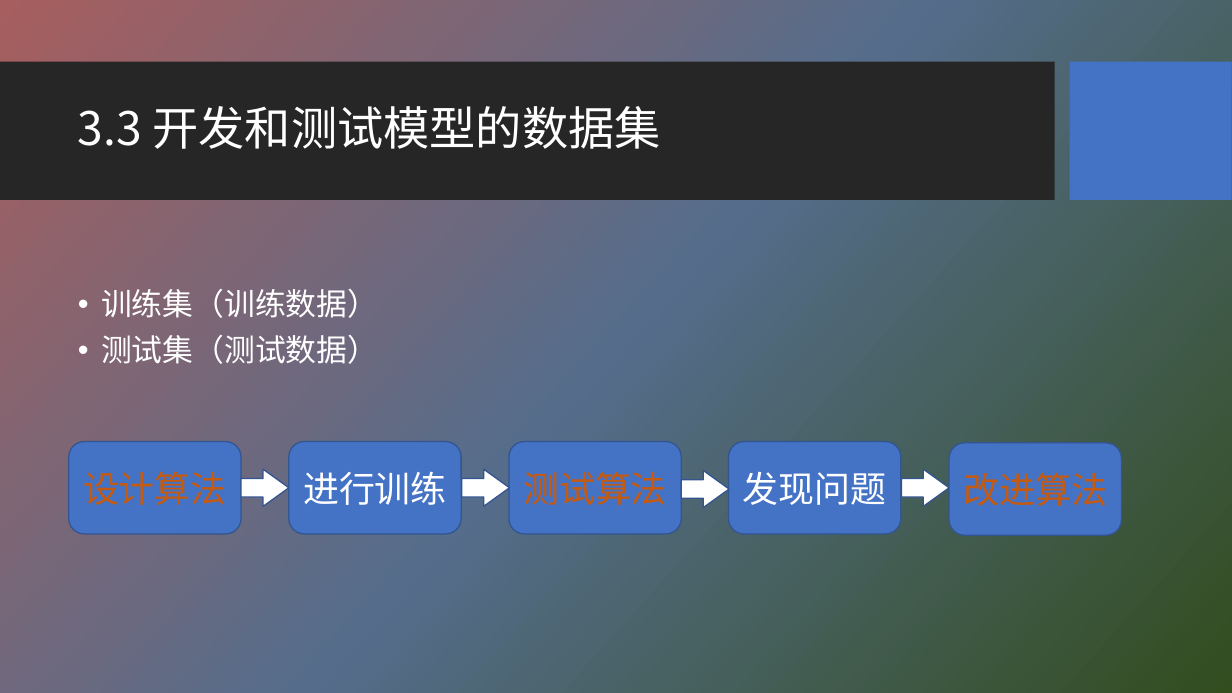
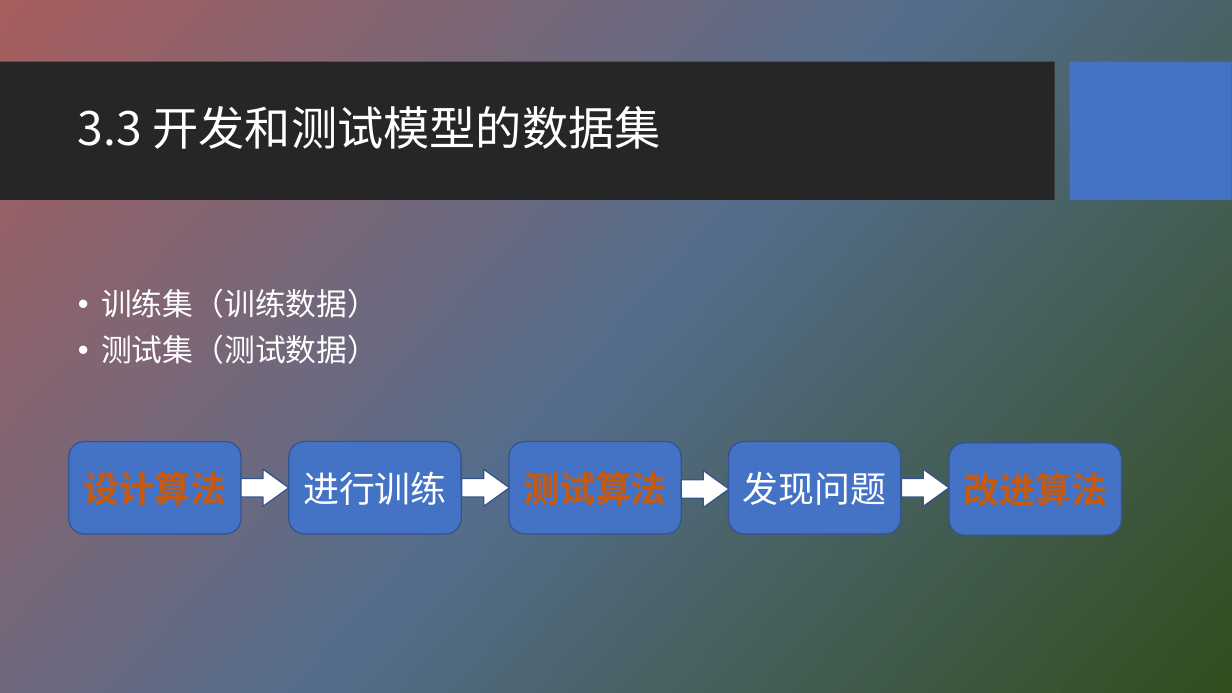
Before and after one commit to HBU/NLP_PPT, a slide deck: slide 34 of PPT-2020/ch03 n元语法模型.pptx. Drawn at 1232x693 pixels with LibreOffice and Linux fonts; fonts in the diff are those of the drawing; background and template pictures are left out. Boxes give left, top, right and bottom in pixels: in the first picture for what was removed or moved away, otherwise in the second. Text is boxed around its words. In the diff, an @@ line names an element or a change of style, - is before the commit and + after.

```diff
--- a/PPT-2020/ch03 n元语法模型.pptx
+++ b/PPT-2020/ch03 n元语法模型.pptx
@@ bold on in 3 elements at <box>68,442,241,534</box>, <box>509,442,682,534</box>, <box>949,443,1122,535</box> @@
```
Also in this commit, not shown: 7 other slides changed, 1 other file.
